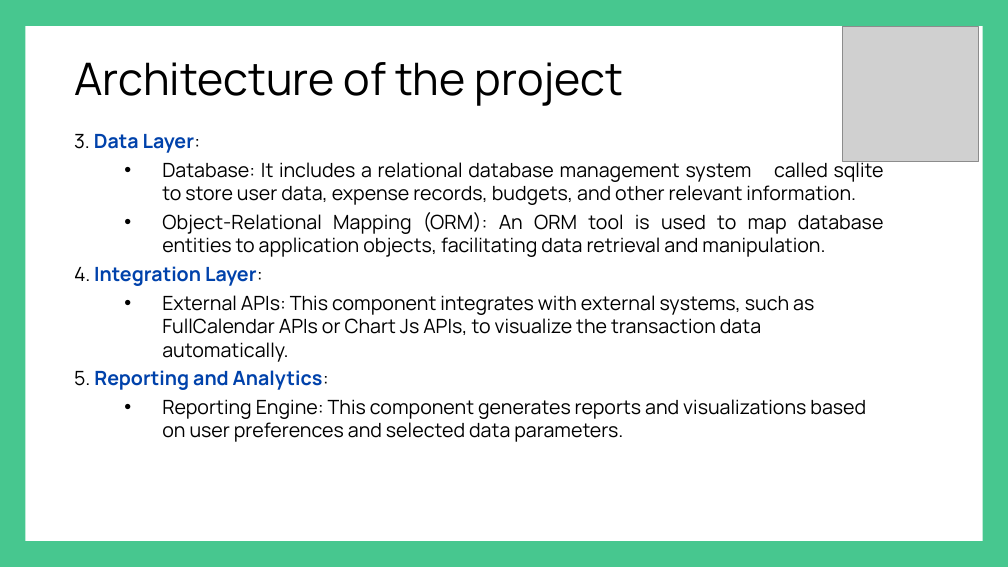
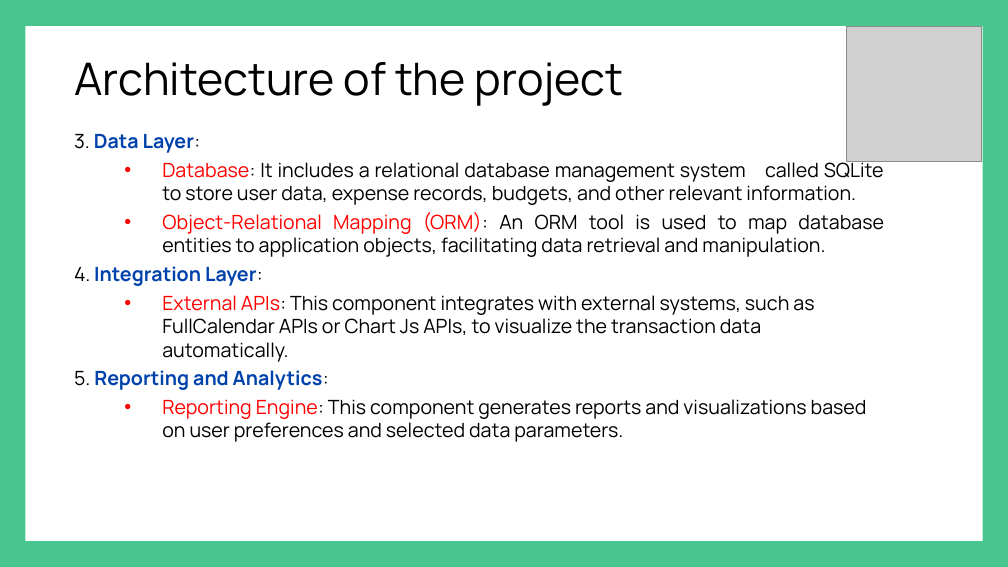
Before and after one commit to nithin200051/ExpenseManager, a slide deck: slide 6 of ExpenseManager-main/Project Presentation/Expense PPT.pptx. Drawn at 1008x567 pixels with LibreOffice and Linux fonts; fonts in the diff are those of the drawing; grey boxes stand for pictures. Boxes give left, top, right and bottom in pixels: in the first picture for what was removed or moved away, otherwise in the second. Text is boxed around its words. In the diff, an @@ line names an element or a change of style, - is before the commit and + after.

```diff
--- a/ExpenseManager-main/Project Presentation/Expense PPT.pptx
+++ b/ExpenseManager-main/Project Presentation/Expense PPT.pptx
@@ picture: place and size @@
-picture at box(843, 26, 978, 161)
+picture at box(847, 26, 982, 161)
@@ text at box(162, 158, 884, 205): text changed @@
-  • Database: It includes a relational database management system called sqlite to store user data, expense records, budgets, and other relevant information.
+  • Database: It includes a relational database management system called SQLite to store user data, expense records, budgets, and other relevant information.
@@ text at box(162, 212, 884, 442): text colour #000000 to #FF0000 in "Object-Relational Mapping (ORM):", "External APIs:", "Reporting Engine:" @@
```
Also in this commit, not shown: 9 other slides changed, 1 slide added, 1 slide removed.
